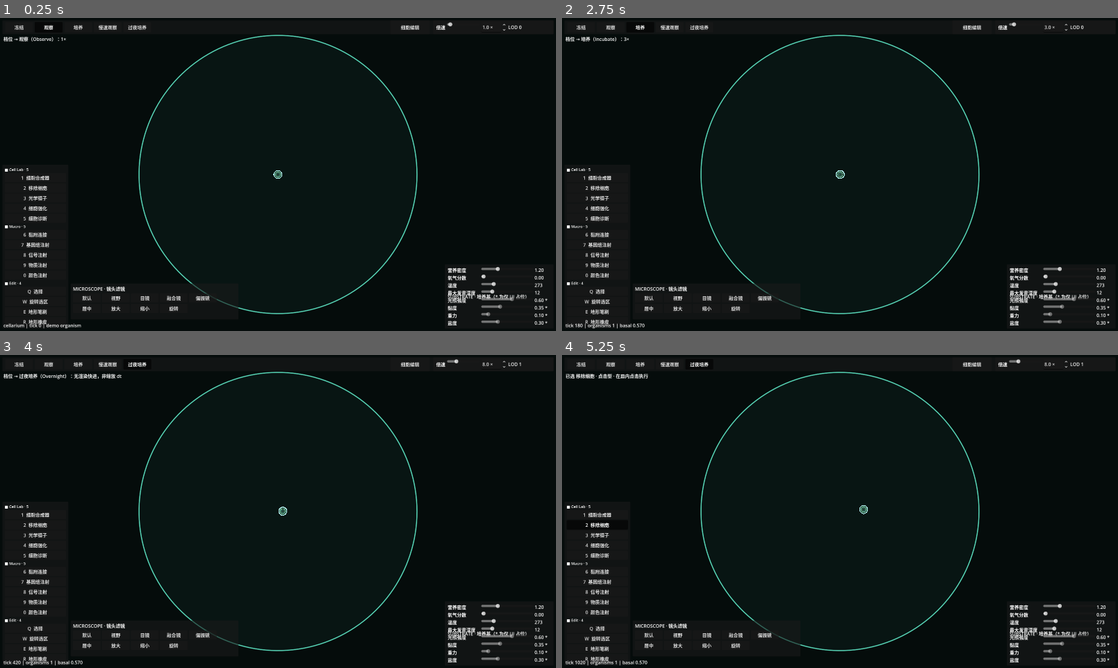
Above: before the commit, frames 1-4 (two rows, left to right).
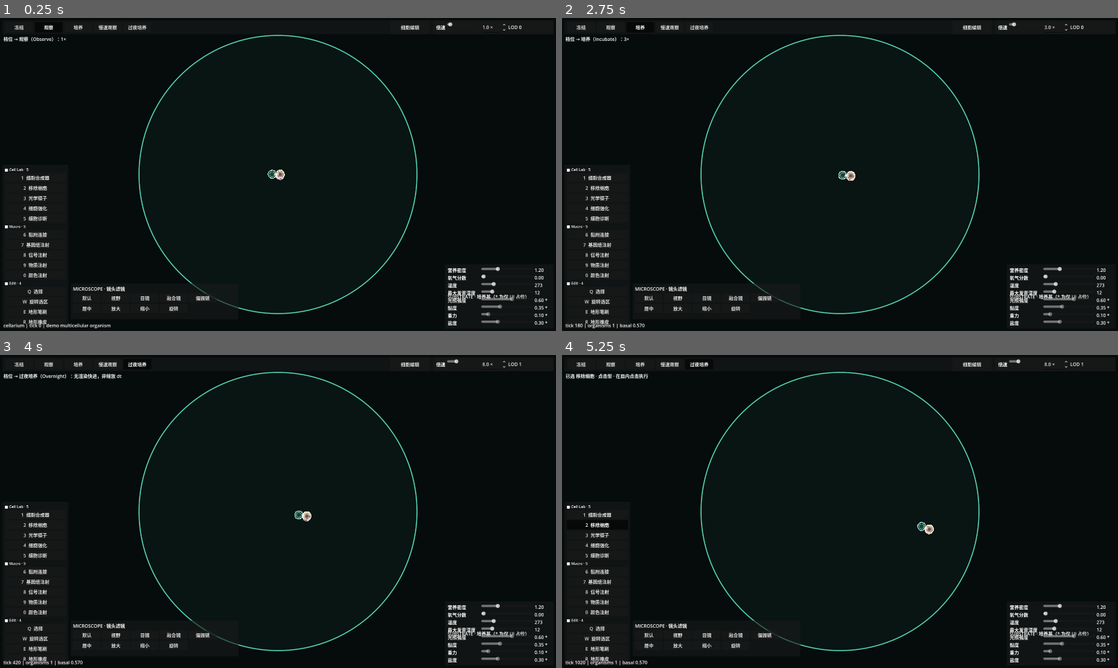
Above: after the commit, the same moments.

Repository: Oatol/cellarium
Game: Godot game, scene res://scenes/main.tscn
Two runs of this game, one before a commit and one after it. Both use one fixed random seed, a clock stepped at 60 frames per second and the inputs below.
Inputs:
- Up to frame 1 (0.25 s): no input
- Up to frame 2 (2.75 s): click "冻结" at 0.5 s; click "观察" at 1.25 s; click "培养" at 2 s
- Up to frame 3 (4 s): click "慢速观察" at 2.75 s; click "过夜培养" at 3.5 s
- Up to frame 4 (5.25 s): click "1 细胞合成器" at 4.25 s; click "2 移除细胞" at 5 s

The runs differ from the first frame. In frame 1, 0.1% of the frame differs, in the area x 10-52%, y 48-100%; in frame 2, less than 0.1%; in frame 3, 0.1%; in frame 4, 0.1%.

Commit message:
v0.8.5: planar contacts, wall flattening and cooperation visuals

Diff:
--- a/godot/cellarium-release/scripts/Main.gd
+++ b/godot/cellarium-release/scripts/Main.gd
@@ -51,10 +51,21 @@
 	if create_demo_organism and organism_manager != null and int(organism_manager.call("get_organism_count")) == 0:
 		var genome: RefCounted = load("res://scripts/core/data/Genome.gd").new() as RefCounted
 		genome.set("traits", PackedByteArray([0, 0, 0, 0, 0, 0, 0, 0]))
-		genome.call("set_development_program", [])
+		# 默认演示一个 4 细胞协作体：结构核 + 运动/能量/信息三类分化细胞，并用 Link 连成一体。
+		genome.call("set_development_program", [
+			{"opcode": 0, "a": 0, "b": 0,   "c": 0},
+			{"opcode": 0, "a": 0, "b": 85,  "c": 0},
+			{"opcode": 0, "a": 1, "b": 170, "c": 0},
+			{"opcode": 1, "a": 1, "b": 2,   "c": 0},
+			{"opcode": 1, "a": 2, "b": 4,   "c": 0},
+			{"opcode": 1, "a": 3, "b": 5,   "c": 0},
+			{"opcode": 2, "a": 0, "b": 1,   "c": 14},
+			{"opcode": 2, "a": 0, "b": 2,   "c": 14},
+			{"opcode": 2, "a": 0, "b": 3,   "c": 14},
+		])
 		var org_id: int = int(organism_manager.call("register_zygote", 0, 0, -1, genome, Vector2(250, 250), 0.8, 0))
 		if org_id >= 0 and status_label != null:
-			status_label.text = "cellarium | tick 0 | demo organism"
+			status_label.text = "cellarium | tick 0 | demo multicellular organism"
 	print("[cellarium] boot ok basal_autonomy=", get_basal_autonomy())
 
 func _setup_agent_bridge() -> void:
--- a/godot/cellarium-release/scripts/rendering/CellSceneRenderer.gd
+++ b/godot/cellarium-release/scripts/rendering/CellSceneRenderer.gd
@@ -2,7 +2,7 @@
 ## 阶段7/8：近景细胞用可复用 CellBase.tscn 实例渲染（程序化膜 + 细胞器）。
 ## 超过 max_instances 时隐藏本层，退回 MultiMesh 色块 LOD（CellBatchRenderer）。
 ## 只读 SoA；不写模拟状态，不参与确定性 hash。
-## Cell Lab 的接触点 A[] 概念在这里派生为邻域方向，交给 CellView 局部压平膜。
+## Cell Lab 的接触点 A[] 在这里派生为三类：普通碰撞、同个体黏附连接、皿壁锚定。
 
 const SHAPE: RefCounted = preload("res://scripts/core/data/CellShape.gd")
 const CELL_PHYSICS: RefCounted = preload("res://scripts/system/CellPhysics.gd")
@@ -21,6 +21,8 @@
 var _pool: Array[Node2D] = []
 var _active_count: int = 0
 var _last_contacts_sent: int = 0
+var _last_adhesions_sent: int = 0
+var _last_wall_contacts_sent: int = 0
 var _dirty: bool = true
 
 func _ready() -> void:
@@ -60,6 +62,12 @@
 func get_last_contact_count() -> int:
 	return _last_contacts_sent
 
+func get_last_adhesion_count() -> int:
+	return _last_adhesions_sent
+
+func get_last_wall_contact_count() -> int:
+	return _last_wall_contacts_sent
+
 func _rebuild() -> void:
 	if organism_manager == null or cell_scene == null:
 		return
@@ -74,6 +82,8 @@
 	var cell_type: PackedByteArray = cells.get("cell_type")
 	var org_ids: PackedInt32Array = cells.get("cell_org_id")
 	var energies: PackedFloat32Array = cells.get("cell_energy")
+	var link_a: PackedInt32Array = cells.get("link_cell_a")
+	var link_b: PackedInt32Array = cells.get("link_cell_b")
 	var indices: Array[int] = []
 	for cell_index in range(alive.size()):
 		if alive[cell_index] != 0:
@@ -91,9 +101,20 @@
 	var radius_value: Variant = organism_manager.get("cell_radius")
 	if radius_value != null:
 		radius = maxf(1.0, float(radius_value))
+	var dish_center: Vector2 = Vector2(250.0, 250.0)
+	var dish_radius: float = 240.0
+	var center_value: Variant = organism_manager.get("dish_center")
+	if center_value != null:
+		dish_center = center_value
+	var dish_radius_value: Variant = organism_manager.get("dish_radius")
+	if dish_radius_value != null:
+		dish_radius = maxf(1.0, float(dish_radius_value))
 	var contact_range: float = radius * 2.0 + 1.0
+	var wall_range: float = maxf(1.0, radius * 0.8)
 	var buckets: Dictionary = CELL_PHYSICS.call("build_spatial_hash", cells)
 	_last_contacts_sent = 0
+	_last_adhesions_sent = 0
+	_last_wall_contacts_sent = 0
 	for i in range(indices.size()):
 		var cell_index: int = indices[i]
 		var view: Node2D = _pool[i]
@@ -104,33 +125,52 @@
 		var velocity: Vector2 = Vector2.ZERO
 		if prev_x.size() > cell_index and prev_y.size() > cell_index:
 			velocity = Vector2(pos_x[cell_index] - prev_x[cell_index], pos_y[cell_index] - prev_y[cell_index])
-		var contacts: Array[Vector2] = _collect_contacts(
-			cells, cell_index, buckets, pos_x, pos_y, contact_range
-		)
-		_last_contacts_sent += contacts.size()
+		var cell_contacts: Dictionary = _collect_contacts(
+			cells, cell_index, buckets, pos_x, pos_y, org_ids,
+			link_a, link_b, contact_range
+		)
+		var contacts: Array[Vector2] = []
+		for direction in cell_contacts.get("contacts", []):
+			contacts.append(direction)
+		var adhesions: Array[Vector2] = []
+		for direction in cell_contacts.get("adhesions", []):
+			adhesions.append(direction)
+		var position_value: Vector2 = Vector2(pos_x[cell_index], pos_y[cell_index])
+		var wall_contacts: Array[Vector2] = _collect_wall_contacts(
+			position_value, dish_center, dish_radius, radius, wall_range
+		)
+		_last_contacts_sent += contacts.size() + adhesions.size() + wall_contacts.size()
+		_last_adhesions_sent += adhesions.size()
+		_last_wall_contacts_sent += wall_contacts.size()
 		view.call(
 			"apply_cell",
-			Vector2(pos_x[cell_index], pos_y[cell_index]),
+			position_value,
 			type_id,
 			org_id,
 			energy,
 			velocity,
-			contacts
+			contacts,
+			adhesions,
+			wall_contacts
 		)
 	for i in range(indices.size(), _pool.size()):
 		_pool[i].visible = false
 	_active_count = indices.size()
 
-## 从既有空间哈希派生接触方向，只取最近的 6 个；方向是世界坐标，与 CellView 的旋转后轮廓对齐。
+## 从既有空间哈希派生接触方向：同个体且已有 Link 的邻居算黏附，其余算普通碰撞。
+## 方向是世界坐标，与 CellView 的旋转后轮廓对齐；只读，不改变连接或物理状态。
 static func _collect_contacts(
 	cells: RefCounted,
 	cell_index: int,
 	buckets: Dictionary,
 	pos_x: PackedFloat32Array,
 	pos_y: PackedFloat32Array,
+	org_ids: PackedInt32Array,
+	link_a: PackedInt32Array,
+	link_b: PackedInt32Array,
 	contact_range: float
-) -> Array[Vector2]:
-	var result: Array[Vector2] = []
+) -> Dictionary:
+	var result: Dictionary = {"contacts": [], "adhesions": []}
 	if cells == null or buckets.is_empty():
 		return result
 	var alive: PackedByteArray = cells.get("cell_alive")
@@ -149,12 +189,57 @@
 		var distance_squared: float = delta.length_squared()
 		if distance_squared <= 0.000001 or distance_squared > range_squared:
 			continue
-		candidates.append({"dir": delta.normalized(), "dist": distance_squared})
+		var same_org: bool = (
+			cell_index < org_ids.size()
+			and neighbor < org_ids.size()
+			and org_ids[cell_index] == org_ids[neighbor]
+		)
+		var linked: bool = same_org and _has_link(link_a, link_b, cell_index, neighbor)
+		candidates.append({
+			"dir": delta.normalized(),
+			"dist": distance_squared,
+			"adhesion": linked
+		})
 	candidates.sort_custom(func(a: Dictionary, b: Dictionary) -> bool:
 		return float(a["dist"]) < float(b["dist"])
 	)
 	for candidate in candidates.slice(0, 6):
-		result.append(candidate["dir"])
+		var direction: Vector2 = candidate["dir"]
+		if bool(candidate["adhesion"]):
+			result["adhesions"].append(direction)
+		else:
+			result["contacts"].append(direction)
+	return result
+
+static func _has_link(
+	link_a: PackedInt32Array,
+	link_b: PackedInt32Array,
+	a: int,
+	b: int
+) -> bool:
+	for link_index in range(link_a.size()):
+		if link_index >= link_b.size():
+			break
+		if (link_a[link_index] == a and link_b[link_index] == b) or (link_a[link_index] == b and link_b[link_index] == a):
+			return true
+	return false
+
+## 皿壁接触方向从细胞中心指向皿外法线，只在接近皿壁时返回，供贴壁膜压平。
+static func _collect_wall_contacts(
+	position: Vector2,
+	dish_center: Vector2,
+	dish_radius: float,
+	cell_radius: float,
+	wall_range: float
+) -> Array[Vector2]:
+	var result: Array[Vector2] = []
+	var offset: Vector2 = position - dish_center
+	var distance_value: float = offset.length()
+	if distance_value <= 0.000001:
+		return result
+	var wall_radius: float = maxf(1.0, dish_radius - maxf(1.0, cell_radius))
+	if distance_value >= wall_radius - wall_range:
+		result.append(offset / distance_value)
 	return result
 
 func _ensure_pool(wanted: int) -> void:
--- a/godot/cellarium-release/scripts/rendering/CellView.gd
+++ b/godot/cellarium-release/scripts/rendering/CellView.gd
@@ -17,8 +17,10 @@
 ## 速度拉伸上限，碰撞冲量先限幅再低通，避免夸张椭圆。
 @export_range(0.0, 0.2, 0.01) var max_stretch: float = 0.08
 @export_range(0.05, 1.0, 0.05) var stretch_smoothing: float = 0.18
-## 接触点的膜压平深度（相对半径）；Cell Lab 用 (r - Cell.a) * 0.8。
-@export_range(0.0, 0.5, 0.01) var contact_flatten: float = 0.22
+## 三类接触的膜压平深度（相对半径）。普通碰撞最浅，黏附连接最平，皿壁居中。
+@export_range(0.0, 0.3, 0.01) var contact_flatten: float = 0.09
+@export_range(0.0, 0.3, 0.01) var adhesion_flatten: float = 0.15
+@export_range(0.0, 0.3, 0.01) var wall_flatten: float = 0.13
 
 @onready var body: Polygon2D = get_node_or_null("Body") as Polygon2D
 @onready var outline: Line2D = get_node_or_null("Outline") as Line2D
@@ -30,6 +32,8 @@
 var _org_id: int = -1
 var _velocity: Vector2 = Vector2.ZERO
 var _contacts: Array[Vector2] = []
+var _adhesions: Array[Vector2] = []
+var _wall_contacts: Array[Vector2] = []
 var _shape_time: float = 0.0
 var _accumulated: float = 0.0
 var _stretch: float = 0.0
@@ -50,11 +54,15 @@
 	org_id: int,
 	energy: float,
 	velocity: Vector2 = Vector2.ZERO,
-	contacts: Array[Vector2] = []
+	contacts: Array[Vector2] = [],
+	adhesions: Array[Vector2] = [],
+	wall_contacts: Array[Vector2] = []
 ) -> void:
 	global_position = position
 	_velocity = velocity
 	_contacts = contacts.duplicate()
+	_adhesions = adhesions.duplicate()
+	_wall_contacts = wall_contacts.duplicate()
 	if type_id != _type_id or org_id != _org_id:
 		_org_id = org_id
 		_apply_type(type_id)
@@ -104,7 +112,9 @@
 	var inner_points: PackedVector2Array = PackedVector2Array()
 	for point in unit:
 		var rotated: Vector2 = point.rotated(angle)
-		var flattened: Vector2 = _flatten_contact(rotated)
+		var flattened: Vector2 = _flatten_contacts(rotated, _contacts, contact_flatten)
+		flattened = _flatten_contacts(flattened, _adhesions, adhesion_flatten)
+		flattened = _flatten_contacts(flattened, _wall_contacts, wall_flatten)
 		world_points.append(flattened * visual_radius)
 		inner_points.append(flattened * visual_radius * 0.62)
 	body.polygon = world_points
@@ -112,18 +122,38 @@
 	if inner_ring != null:
 		inner_ring.points = inner_points
 
-## 接触点的膜压平：沿接触法线把轮廓顶点向内拉，仍保持连续闭合曲线。
-func _flatten_contact(point: Vector2) -> Vector2:
-	if _contacts.is_empty():
+## 接触压平：把接触弧上的顶点投影到一条切平面，形成浅而宽的接触面。
+## 旧版按角度缩放半径会得到深 V 形凹口；这里在接触核心区保留平面，边缘用 smoothstep 过渡。
+static func _flatten_contacts(
+	point: Vector2,
+	normals: Array[Vector2],
+	depth: float
+) -> Vector2:
+	var result: Vector2 = point
+	for normal in normals:
+		result = _flatten_against(result, normal, depth)
+	var length_value: float = result.length()
+	if length_value < 0.58 and length_value > 0.000001:
+		result = result / length_value * 0.58
+	return result
+
+static func _flatten_against(point: Vector2, normal: Vector2, depth: float) -> Vector2:
+	if normal.length_squared() < 0.5:
 		return point
-	var direction: Vector2 = point.normalized()
-	var depth: float = 0.0
-	for contact in _contacts:
-		var alignment: float = direction.dot(contact)
-		if alignment > 0.78:
-			var amount: float = (alignment - 0.78) / 0.22
-			depth = maxf(depth, amount * amount * contact_flatten)
-	return point * maxf(0.55, 1.0 - depth)
+	var n: Vector2 = normal.normalized()
+	var projection: float = point.dot(n)
+	var edge: float = 0.80
+	var core: float = 0.88
+	if projection <= edge:
+		return point
+	var weight: float = _smoothstep(edge, core, projection)
+	var plane: float = 1.0 - clampf(depth, 0.0, 0.3)
+	var clipped: Vector2 = point - n * maxf(0.0, projection - plane)
+	return point.lerp(clipped, weight)
+
+static func _smoothstep(edge_0: float, edge_1: float, value: float) -> float:
+	var t: float = clampf((value - edge_0) / maxf(0.0001, edge_1 - edge_0), 0.0, 1.0)
+	return t * t * (3.0 - 2.0 * t)
 
 func _apply_type(type_id: int) -> void:
 	_type_id = type_id
@@ -170,3 +200,9 @@
 
 func get_contact_count() -> int:
 	return _contacts.size()
+
+func get_adhesion_count() -> int:
+	return _adhesions.size()
+
+func get_wall_contact_count() -> int:
+	return _wall_contacts.size()
--- a/godot/cellarium-release/scripts/rendering/CellVisualCatalog.gd
+++ b/godot/cellarium-release/scripts/rendering/CellVisualCatalog.gd
@@ -50,3 +50,29 @@
 static func accent_color(type_id: int) -> Color:
 	var hue: float = fposmod(float(type_id) * 0.137 + 0.52, 1.0)
 	return Color.from_hsv(hue, 0.62, 0.72, 1.0)
+
+## 多细胞协作的角色配色，按 CellLab 六类角色分组：结构/运动/能量/信息/稳态/生殖。
+static func role(type_id: int) -> String:
+	if type_id == 8 or type_id == 11 or type_id == 16:
+		return "结构"
+	if type_id == 1 or type_id == 2 or type_id == 3:
+		return "运动"
+	if type_id == 4 or type_id == 6 or type_id == 7 or type_id == 9 or type_id == 17:
+		return "能量"
+	if type_id == 5 or type_id == 12 or type_id == 13:
+		return "信息"
+	if type_id == 10:
+		return "稳态"
+	if type_id == 0 or type_id == 14 or type_id == 15:
+		return "生殖"
+	return "其他"
+
+static func role_color(type_id: int) -> Color:
+	match role(type_id):
+		"结构": return Color(0.56, 0.82, 0.75, 1.0)
+		"运动": return Color(0.48, 0.72, 1.0, 1.0)
+		"能量": return Color(0.95, 0.78, 0.43, 1.0)
+		"信息": return Color(0.77, 0.61, 1.0, 1.0)
+		"稳态": return Color(0.49, 0.88, 0.63, 1.0)
+		"生殖": return Color(1.0, 0.62, 0.71, 1.0)
+		_: return color(type_id)
--- a/godot/cellarium-release/scripts/rendering/LinkLayer.gd
+++ b/godot/cellarium-release/scripts/rendering/LinkLayer.gd
@@ -1,4 +1,103 @@
 extends "res://scripts/rendering/CellariumView.gd"
+## 多细胞协作表现层：在细胞膜之间画黏附桥，并用沿连接移动的光点表示能量流方向。
+## 纯视图派生：只读 CellArray / TickCore，不写模拟状态，不参与确定性 hash。
+## 放在 CellSceneLayer 之前，连接桥会被程序化细胞遮住两端，像膜间结构而不是穿过细胞的线。
+
+const SHAPE: RefCounted = preload("res://scripts/core/data/CellShape.gd")
+const CATALOG: RefCounted = preload("res://scripts/rendering/CellVisualCatalog.gd")
+
+@export var command_bus_path: NodePath = ^"../../Simulation/CommandBus"
+@export var link_width: float = 2.2
+@export var show_flow_pulse: bool = true
+
+var command_bus: Node = null
+var _rendered_link_count: int = 0
+var _last_flow_bias: float = 0.0
+
+func _ready() -> void:
+	super._ready()
+	command_bus = get_node_or_null(command_bus_path)
+	if command_bus != null and command_bus.has_signal("command_executed"):
+		var on_command: Callable = Callable(self, "_on_command_executed")
+		if not command_bus.is_connected("command_executed", on_command):
+			command_bus.connect("command_executed", on_command)
+
+func _on_command_executed(_command: Dictionary, _tick_index: int) -> void:
+	mark_dirty()
 
 func _draw() -> void:
-	draw_links_layer()
+	draw_cooperation_layer()
+
+func get_rendered_link_count() -> int:
+	return _rendered_link_count
+
+func get_last_flow_bias() -> float:
+	return _last_flow_bias
+
+func draw_cooperation_layer() -> void:
+	var cells: RefCounted = get_cells()
+	if cells == null:
+		return
+	var alive: PackedByteArray = cells.get("cell_alive")
+	var pos_x: PackedFloat32Array = cells.get("cell_pos_x")
+	var pos_y: PackedFloat32Array = cells.get("cell_pos_y")
+	var energies: PackedFloat32Array = cells.get("cell_energy")
+	var cell_type: PackedByteArray = cells.get("cell_type")
+	var link_a: PackedInt32Array = cells.get("link_cell_a")
+	var link_b: PackedInt32Array = cells.get("link_cell_b")
+	var link_rest: PackedFloat32Array = cells.get("link_rest_length")
+	var radius: float = SHAPE.REST_RADIUS
+	if organism_manager != null:
+		var radius_value: Variant = organism_manager.get("cell_radius")
+		if radius_value != null:
+			radius = maxf(1.0, float(radius_value))
+	var tick_value: int = 0
+	if tick_core != null:
+		tick_value = int(tick_core.get("tick_index"))
+	_rendered_link_count = 0
+	_last_flow_bias = 0.0
+	for link_index in range(link_a.size()):
+		if link_index >= link_b.size():
+			break
+		var a: int = link_a[link_index]
+		var b: int = link_b[link_index]
+		if a < 0 or b < 0 or a >= alive.size() or b >= alive.size():
+			continue
+		if alive[a] == 0 or alive[b] == 0:
+			continue
+		var point_a: Vector2 = Vector2(pos_x[a], pos_y[a])
+		var point_b: Vector2 = Vector2(pos_x[b], pos_y[b])
+		var delta: Vector2 = point_b - point_a
+		var distance_value: float = delta.length()
+		if distance_value <= 0.001:
+			continue
+		var direction: Vector2 = delta / distance_value
+		var trim_value: float = minf(radius * 0.82, distance_value * 0.35)
+		var start: Vector2 = point_a + direction * trim_value
+		var end: Vector2 = point_b - direction * trim_value
+		var type_a: int = 0 if a >= cell_type.size() else int(cell_type[a])
+		var type_b: int = 0 if b >= cell_type.size() else int(cell_type[b])
+		var color_a: Color = CATALOG.call("role_color", type_a)
+		var color_b: Color = CATALOG.call("role_color", type_b)
+		var link_color: Color = color_a.lerp(color_b, 0.5)
+		var energy_a: float = 0.0 if a >= energies.size() else float(energies[a])
+		var energy_b: float = 0.0 if b >= energies.size() else float(energies[b])
+		var energy_delta: float = energy_a - energy_b
+		_last_flow_bias += energy_delta
+		# 外层柔光让连接像膜间桥，而不是一条硬线。
+		draw_line(start, end, Color(link_color.r, link_color.g, link_color.b, 0.16), link_width * 3.2, true)
+		draw_line(start, end, Color(link_color.r, link_color.g, link_color.b, 0.88), link_width, true)
+		# 光点沿高能量 → 低能量方向移动；能量相等时仍显示连接但不强调流向。
+		if show_flow_pulse and absf(energy_delta) > 0.001:
+			var phase: float = fposmod(float(tick_value) * 0.035 + float(link_index) * 0.17, 1.0)
+			if energy_delta < 0.0:
+				phase = 1.0 - phase
+			var pulse: Vector2 = start.lerp(end, phase)
+			var pulse_color: Color = Color(
+				minf(color_a.r * 0.5 + color_b.r * 0.5 + 0.3, 1.0),
+				minf(color_a.g * 0.5 + color_b.g * 0.5 + 0.3, 1.0),
+				minf(color_a.b * 0.5 + color_b.b * 0.5 + 0.3, 1.0),
+				0.95
+			)
+			draw_circle(pulse, 1.6, pulse_color)
+		_rendered_link_count += 1
--- a/godot/cellarium-release/tools/SmokeTest.gd
+++ b/godot/cellarium-release/tools/SmokeTest.gd
@@ -142,6 +142,8 @@
 	if not await _check_batch_renderer():
 		failures += 1
 	if not await _check_cell_scene_renderer():
+		failures += 1
+	if not await _check_multicellular_cooperation():
 		failures += 1
 	if not _check_cell_membrane():
 		failures += 1
@@ -1815,9 +1817,12 @@
 	var batch: Node = instance.get_node_or_null("DishView/CellBatch")
 	var manager: Node = instance.get_node_or_null("Simulation/OrganismManager")
 	var bus: Node = instance.get_node_or_null("Simulation/CommandBus")
-	if layer == null or batch == null or manager == null or bus == null:
+	var tick_core: Node = instance.get_node_or_null("Simulation/TickCore")
+	if layer == null or batch == null or manager == null or bus == null or tick_core == null:
 		push_error("SmokeTest: CellSceneLayer nodes missing")
 		instance.queue_free(); return false
+	# 冻结发育 tick，避免测试期间自动分裂改变预期细胞数。
+	tick_core.set("running", false)
 	var cells: RefCounted = manager.get("cells") as RefCounted
 	var alive: PackedByteArray = cells.get("cell_alive")
 	var expected: int = 0
@@ -1893,6 +1898,24 @@
 	if int(first_view.call("get_contact_count")) != 1:
 		push_error("SmokeTest: CellView did not retain contact direction")
 		instance.queue_free(); return false
+	# 接触面必须是浅而平的弧段，不是单点深 V 凹口。
+	var flat_point_count: int = 0
+	for point in flattened_points:
+		if point.x > flattened_max_x - 0.15:
+			flat_point_count += 1
+	if flat_point_count < 4 or flattened_max_x < plain_max_x - 1.5:
+		push_error("SmokeTest: contact flatten must be shallow and planar")
+		instance.queue_free(); return false
+	# 皿壁接触方向同样应该压平朝壁一侧的膜。
+	var right_wall: Array[Vector2] = [Vector2.RIGHT]
+	first_view.call("apply_cell", Vector2(250, 250), 0, 1, 1.0, Vector2.ZERO, no_contacts, no_contacts, right_wall)
+	var wall_points: PackedVector2Array = (first_view.get_node_or_null("Outline") as Line2D).points
+	if _max_x(wall_points) >= plain_max_x - 0.2:
+		push_error("SmokeTest: dish wall contact did not flatten membrane inward")
+		instance.queue_free(); return false
+	if int(first_view.call("get_wall_contact_count")) != 1:
+		push_error("SmokeTest: CellView did not retain wall contact direction")
+		instance.queue_free(); return false
 	first_view.call("apply_cell", Vector2(250, 250), 0, 1, 1.0, Vector2.ZERO, no_contacts)
 	var catalog: RefCounted = load("res://scripts/rendering/CellVisualCatalog.gd").new() as RefCounted
 	var color_a: Color = catalog.call("color", 0)
@@ -1914,6 +1937,72 @@
 		instance.queue_free(); return false
 	instance.queue_free()
 	print("SmokeTest: OK procedural CellBase.tscn / contact flatten / elastic membrane / scene-render refresh")
+	return true
+
+func _check_multicellular_cooperation() -> bool:
+	var scene: PackedScene = load("res://scenes/main.tscn") as PackedScene
+	var instance: Node = scene.instantiate()
+	instance.set("create_demo_organism", true)
+	root.add_child(instance)
+	await process_frame
+	var tick_core: Node = instance.get_node("Simulation/TickCore")
+	var manager: Node = instance.get_node("Simulation/OrganismManager")
+	var cells: RefCounted = manager.get("cells") as RefCounted
+	tick_core.set("running", true)
+	tick_core.call("clear_carry")
+	# 发育程序每 tick 执行一条指令；9 条指令生成 4 细胞 + 3 条黏附连接。
+	for _frame in range(12):
+		tick_core.call("_process", 1.0 / 60.0)
+	await process_frame
+	var alive: PackedByteArray = cells.get("cell_alive")
+	var cell_type: PackedByteArray = cells.get("cell_type")
+	var link_a: PackedInt32Array = cells.get("link_cell_a")
+	var alive_count: int = 0
+	var type_set: Dictionary = {}
+	for cell_index in range(alive.size()):
+		if alive[cell_index] == 0:
+			continue
+		alive_count += 1
+		type_set[int(cell_type[cell_index])] = true
+	if alive_count != 4 or link_a.size() != 3:
+		push_error("SmokeTest: demo multicellular organism did not develop 4 cells / 3 links")
+		instance.queue_free(); return false
+	if not type_set.has(2) or not type_set.has(4) or not type_set.has(5):
+		push_error("SmokeTest: demo organism must contain motion/energy/info cell roles")
+		instance.queue_free(); return false
+	var link_layer: Node = instance.get_node("DishView/LinkLayer")
+	var scene_layer: Node = instance.get_node("DishView/CellSceneLayer")
+	if int(link_layer.call("get_rendered_link_count")) != 3:
+		push_error("SmokeTest: LinkLayer did not render all adhesion bridges")
+		instance.queue_free(); return false
+	if int(scene_layer.call("get_last_adhesion_count")) <= 0:
+		push_error("SmokeTest: CellSceneLayer did not derive adhesion contacts from links")
+		instance.queue_free(); return false
+	var catalog: RefCounted = load("res://scripts/rendering/CellVisualCatalog.gd").new() as RefCounted
+	if str(catalog.call("role", 10)) != "稳态":
+		push_error("SmokeTest: nitrocyte must map to homeostasis role")
+		instance.queue_free(); return false
+	if catalog.call("role_color", 2) == catalog.call("role_color", 4):
+		push_error("SmokeTest: cooperation roles must have distinct colors")
+		instance.queue_free(); return false
+	# 把细胞推到皿壁附近，渲染层应派生出朝壁接触方向。冻结 tick 防止物理把它推回。
+	tick_core.set("running", false)
+	var dish_center: Vector2 = manager.get("dish_center")
+	var dish_radius: float = float(manager.get("dish_radius"))
+	var radius: float = float(manager.get("cell_radius"))
+	var pos_x: PackedFloat32Array = cells.get("cell_pos_x")
+	var pos_y: PackedFloat32Array = cells.get("cell_pos_y")
+	pos_x[0] = dish_center.x + dish_radius - radius - 1.0
+	pos_y[0] = dish_center.y
+	cells.set("cell_pos_x", pos_x)
+	cells.set("cell_pos_y", pos_y)
+	scene_layer.call("mark_dirty")
+	await process_frame
+	if int(scene_layer.call("get_last_wall_contact_count")) <= 0:
+		push_error("SmokeTest: CellSceneLayer did not derive dish wall contact")
+		instance.queue_free(); return false
+	instance.queue_free()
+	print("SmokeTest: OK 4-cell cooperation demo / role palette / link bridges / wall contact")
 	return true
 
 func _max_x(points: PackedVector2Array) -> float:
Not shown, changed: CHANGELOG.md
